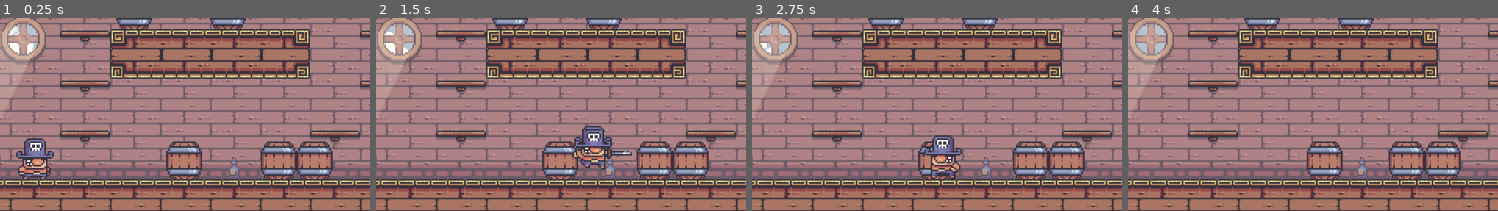
Above: before the commit, frames 1-4 (left to right).
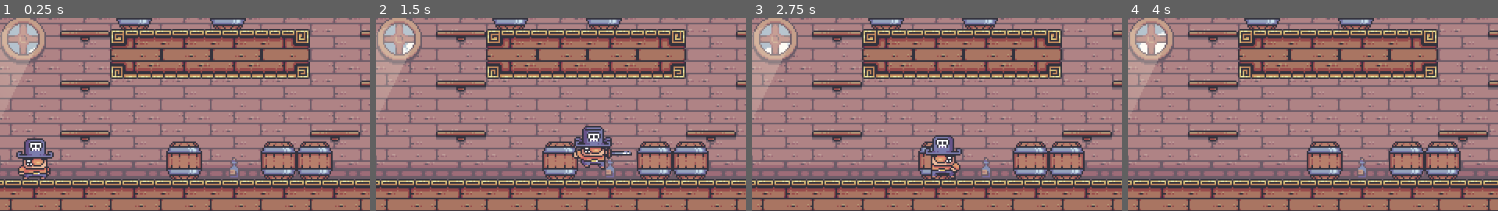
Above: after the commit, the same moments.

Repository: andresTapari/treasure_hunters_godot_tutorial
Game: Godot game, scene res://niveles/nivel_4_romper_objetos/lvl.tscn
The game is run twice, just before and just after one commit, with the same random seed, the same clock (stepped at 60 frames per second) and the same inputs.
Inputs:
- Up to frame 1 (0.25 s): no input
- Up to frame 2 (1.5 s): hold Right (ui_right) from 0.53 s (still down); tap Z (ui_hit) at 0.6, 1.35 s; tap Up (ui_up) at 0.77 s
- Up to frame 3 (2.75 s): tap Up (ui_up) at 1.52 s; release Right (ui_right) at 2.03 s; hold Left (ui_left) from 2.03 s (still down); tap Z (ui_hit) at 2.1 s
- Up to frame 4 (4 s): release Left (ui_left) at 2.78 s; hold Right (ui_right) from 2.78 s (still down); tap Z (ui_hit) at 2.85, 3.6 s; tap Up (ui_up) at 3.02, 3.77 s
The pictures show only the part of the screen within x 37-87%, y 44-94%; the shares and areas given below are measured in that part.

The runs differ from the first frame. In frame 1, 0.3% of the frame differs, in the area x 2-10%, y 4-19%; in frame 2, 0.2%; in frame 3, 0.2%; in frame 4, 0.2%.

Commit message:
Actualizar barrel.tscn, lvl.tscn y 2 más archivos...

Diff:
--- a/niveles/nivel_4_romper_objetos/barrel.tscn
+++ b/niveles/nivel_4_romper_objetos/barrel.tscn
@@ -15,14 +15,14 @@
 "name": "idle",
 "speed": 5.0
 }, {
+"frames": [ ExtResource( 2 ), ExtResource( 3 ), ExtResource( 1 ), ExtResource( 4 ) ],
+"loop": true,
+"name": "hit",
+"speed": 5.0
+}, {
 "frames": [ ExtResource( 6 ) ],
 "loop": true,
 "name": "destroy",
-"speed": 5.0
-}, {
-"frames": [ ExtResource( 2 ), ExtResource( 3 ), ExtResource( 1 ), ExtResource( 4 ) ],
-"loop": true,
-"name": "hit",
 "speed": 5.0
 } ]
 
--- a/niveles/nivel_4_romper_objetos/lvl.tscn
+++ b/niveles/nivel_4_romper_objetos/lvl.tscn
@@ -29,7 +29,7 @@
 
 [node name="window" parent="TileMap_detalles" instance=ExtResource( 5 )]
 position = Vector2( 200, 136 )
-frame = 54
+frame = 1
 
 [node name="TileMap_plataformas" type="TileMap" parent="."]
 tile_set = ExtResource( 1 )
--- a/niveles/nivel_4_romper_objetos/lvl_4_player.gd
+++ b/niveles/nivel_4_romper_objetos/lvl_4_player.gd
@@ -53,7 +53,6 @@
 			action_counter += 1					# incrementa el index
 		# Generar Daño:
 			var collider = rayCast.get_collider()
-			print(collider)
 			if collider:
 				if collider.is_in_group("entity"):
 					collider.hit(damage,rayCast.cast_to)
@@ -74,8 +73,6 @@
 		elif velocity.y > 0:
 			animatedSprite.play("fall")
 
-
-
 	velocity.y += gravity * delta
 	velocity = move_and_slide(velocity, Vector2.UP)
 
--- a/project.godot
+++ b/project.godot
@@ -10,15 +10,16 @@
 
 [application]
 
-config/name="Temp"
+config/name="Treasure Hunter"
 run/main_scene="res://niveles/nivel_4_romper_objetos/lvl.tscn"
 config/icon="res://assets/sprites/captain_icon.png"
 
 [display]
 
 window/size/height=576
-window/size/resizable=false
 window/size/always_on_top=true
+window/stretch/mode="viewport"
+window/stretch/aspect="keep"
 
 [importer_defaults]
 
